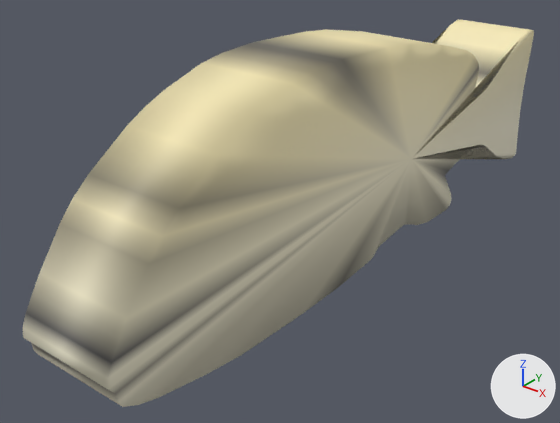
Renders of the glTF model pack/blackspottedsweetlips/blackspottedsweetlips.glb from each side of a commit.
The view is the same before and after, from a 50 mm lens placed at (0.585, -0.872, 0.405), pointed at (-0.044, -0.086, -0.082). Arrows for +X, +Y and +Z are at lower right; the lights stay in place. The older version comes first.

Script lines for the objects in view, before the commit:
```python
me_blackspottedsweetlips = bpy.data.meshes.new('blackspottedsweetlips')
me_blackspottedsweetlips.from_pydata(...)  # 146 vertices, 288 faces; spans x -0.07..0.07, y -0.499..0.5, z -0.161..0.163
me_blackspottedsweetlips.materials.append(mat_blackspottedsweetlips_natural)
ob_blackspottedsweetlips = bpy.data.objects.new('blackspottedsweetlips', me_blackspottedsweetlips)
ob_blackspottedsweetlips.location = (0.0, 0.0, 0.0)
```
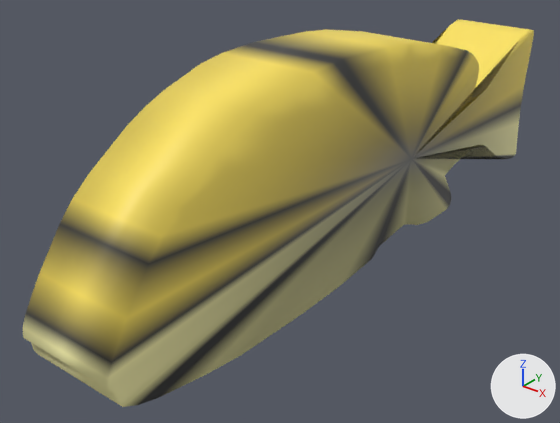
What differs and where, as boxes [x1, y1, x2, y2] in the pictures (560 x 423 px):
part 1 of me_blackspottedsweetlips, recoloured
    both: [23, 20, 534, 407]
part 2 of me_blackspottedsweetlips, recoloured
    both: [23, 123, 519, 407]
part 3 of me_blackspottedsweetlips, recoloured
    both: [139, 42, 524, 405]

Patch to the scene script:
```diff
--- a/pack/blackspottedsweetlips/blackspottedsweetlips.glb.py
+++ b/pack/blackspottedsweetlips/blackspottedsweetlips.glb.py
@@ me_blackspottedsweetlips @@
 me_blackspottedsweetlips.from_pydata(...)  # 146 vertices, 288 faces; spans x -0.07..0.07, y -0.499..0.5, z -0.161..0.163
 # used by ob_blackspottedsweetlips; location = (0.0, 0.0, 0.0)
+# me_blackspottedsweetlips part 1: 164 faces centred in x -0.07..0.07, y -0.494..0.5, z -0.157..0.162 are repainted in the vertex colours; the middle colour goes from beige #f0e8b9 to yellow #ffe561
+# me_blackspottedsweetlips part 2: 83 faces centred in x -0.07..0.07, y -0.499..0.493, z -0.161..-0.057 are repainted in the vertex colours; the middle colour goes from pale yellow #e7e1c9 to beige #fff9b3
+# me_blackspottedsweetlips part 3: 41 faces centred in x -0.07..0.07, y -0.455..0.487, z -0.153..0.162 are repainted in the vertex colours; the middle colour goes from pale yellow #e7e2c9 to dark grey #3f3f3f
 me_blackspottedsweetlips.materials.append(mat_blackspottedsweetlips_natural)
```
